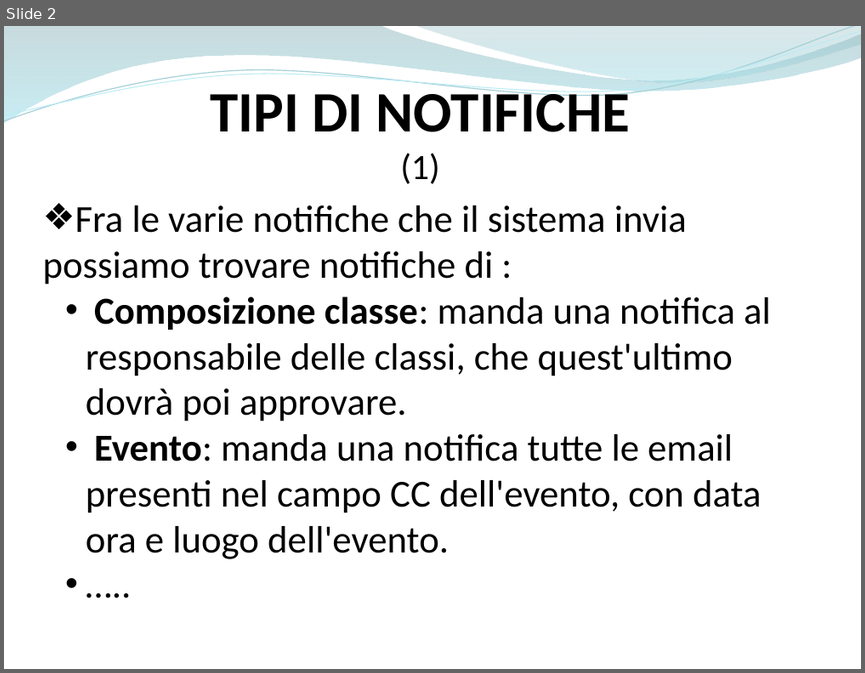
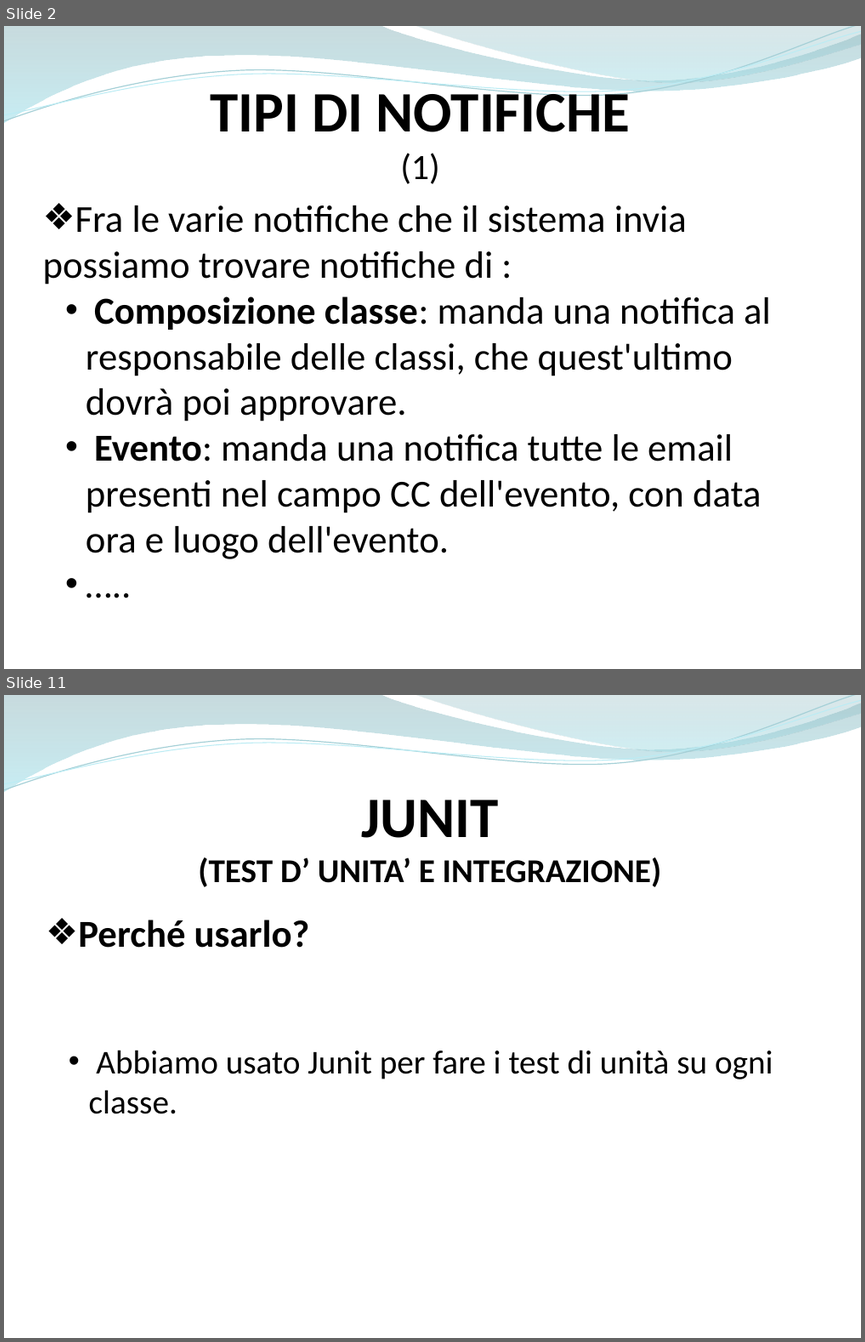
Before and after one commit to ammirate/at-silo, a slide deck: Presentazione/Atsilo1/Bottiglieri/Atsilo_A_GianfrancoB.pptx. Shown one above the other, each under a label of ours: slide 2 before the commit, slides 2 and 11 after it; the slides between them are not shown. The pictures are 865x673 and 865x1342 pixels, drawn with LibreOffice and Linux fonts; fonts in the diff are those of the drawing. Boxes give left, top, right and bottom in pixels: in the first picture for what was removed or moved away, otherwise in the second. Text is boxed around its words. In the diff, an @@ line names an element or a change of style, - is before the commit and + after.

```diff
--- a/Presentazione/Atsilo1/Bottiglieri/Atsilo_A_GianfrancoB.pptx
+++ b/Presentazione/Atsilo1/Bottiglieri/Atsilo_A_GianfrancoB.pptx
@@ slide 11 added at [4, 695, 861, 1338], background #FFFFFF; not listed: 4 template elements that a slide beside it also shows @@
@@ text added at [198, 800, 662, 887], 28 pt, text #000000, bold @@
+JUNIT
+(TEST D’ UNITA’ E INTEGRAZIONE)
@@ text added at [78, 919, 773, 1114], 28 pt, text #000000 @@
+❖ Perché usarlo?
+  • Abbiamo usato Junit per fare i test di unità su ogni classe.
```
Also in this commit, not shown: 4 slides changed, 7 other slides added, 3 slides removed, 1 other file.
